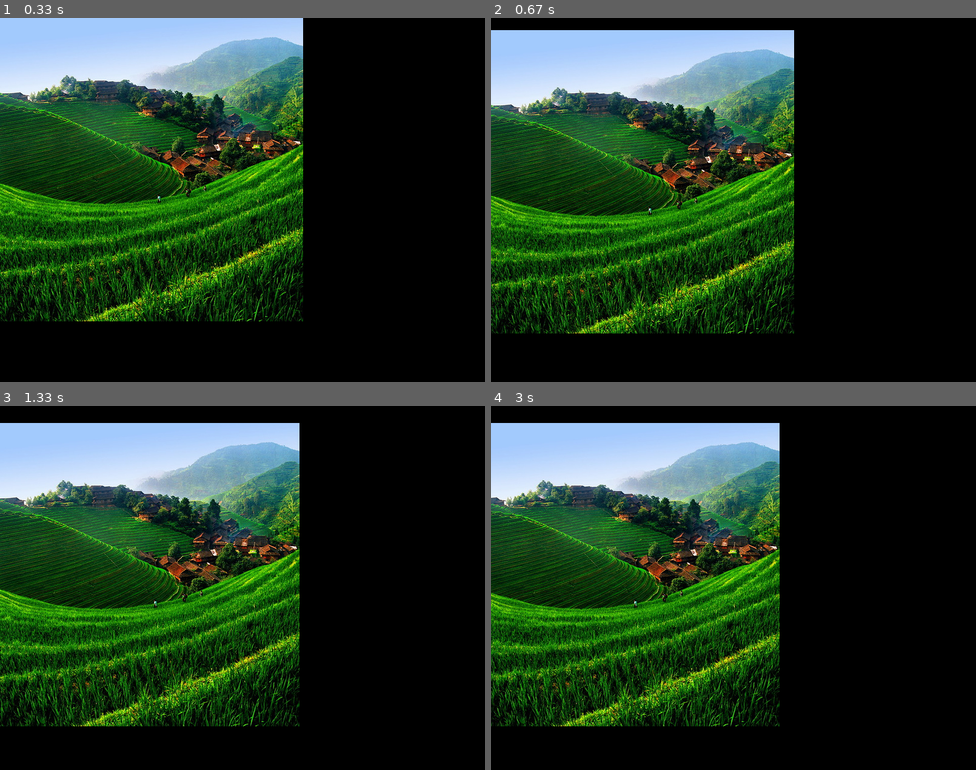
Above: before the commit, frames 1-4 (two rows, left to right).
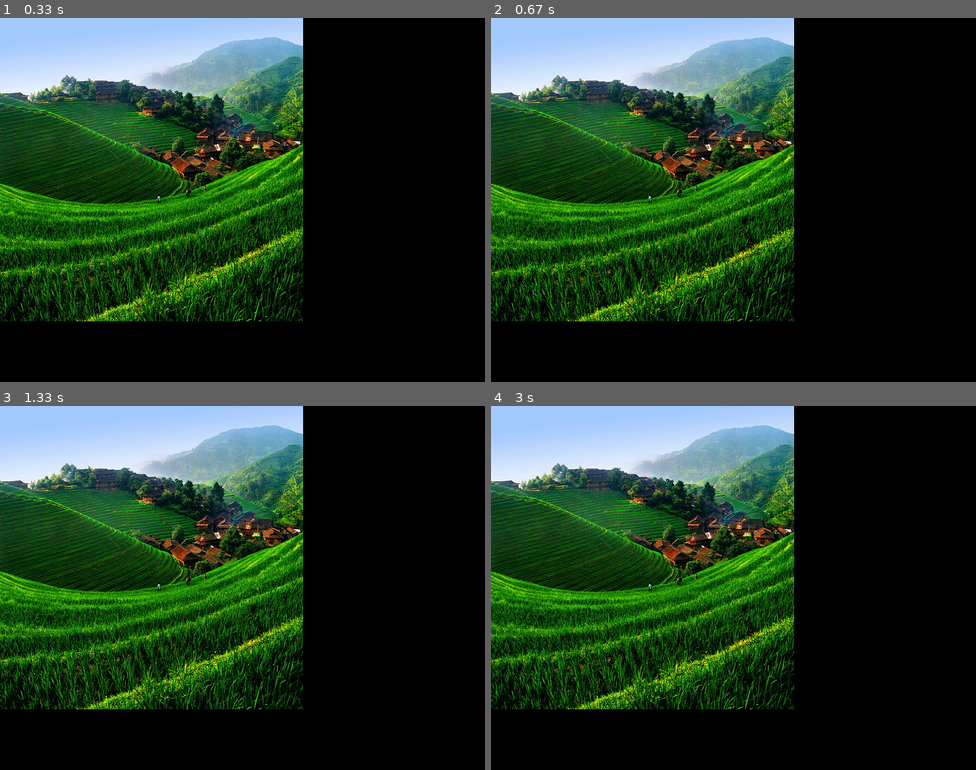
Above: after the commit, the same moments.

Repository: pacobarter/testing-pygame
Game: pygame game, started from test_kb.py
Two runs of this game, one before a commit and one after it. Both use one fixed random seed, a clock stepped at 60 frames per second and the inputs below.
Inputs:
- Up to frame 1 (0.33 s): no input
- Up to frame 2 (0.67 s): hold M from 0.33 s (still down)
- Up to frame 3 (1.33 s): release M at 0.8 s; tap J at 0.83, 1.23 s
- Up to frame 4 (3 s): tap J at 1.53, 1.73, 2.07, 2.37, 2.57, 2.87 s

Frame 1 is identical in both runs. In frame 2, 35% of the frame differs, in the area x 0-63%, y 0-87%; in frame 3, 39%, in the area x 0-63%, y 0-88%; in frame 4, 39%.

Commit message:
-+ changed to more 'functional' style

Diff:
--- a/test_kb.py
+++ b/test_kb.py
@@ -13,32 +13,32 @@
 x,y = 0,0
 movx,movy = 0,0
 
+funcs={
+    ctes.KEYDOWN : {
+        ctes.K_j : lambda mx,my: (mx-1,my),
+        ctes.K_l : lambda mx,my: (mx+1,my),
+        ctes.K_i : lambda mx,my: (mx,my-1),
+        ctes.K_m : lambda mx,my: (mx,my+1)
+    },
+
+    ctes.KEYUP : {
+        ctes.K_j : lambda mx,my: (0,my),
+        ctes.K_l : lambda mx,my: (0,my),
+        ctes.K_i : lambda mx,my: (mx,0),
+        ctes.K_m : lambda mx,my: (mx,0)
+    }
+}
+
 while True:
 
     for evt in pygame.event.get():
         if evt.type==ctes.QUIT:
             sys.exit()
 
-        if evt.type==ctes.KEYDOWN:
-            if evt.key==ctes.K_j:
-                movx-=1
-            elif evt.key==ctes.K_l:
-                movx+=1
-            elif evt.key==ctes.K_i:
-                movy-=1
-            elif evt.key==ctes.K_m:
-                movy+=1
-
-        elif evt.type==ctes.KEYUP:
-            if evt.key==ctes.K_j:
-                movx=0
-            elif evt.key==ctes.K_l:
-                movx=0
-            elif evt.key==ctes.K_i:
-                movy=0
-            elif evt.key==ctes.K_m:
-                movy=0
-
+        try:
+            movx,movy = funcs[evt.type][evt.key](movx,movy)
+        except:
+            movx,movy = 0,0
 
     x+=movx
     y+=movy
